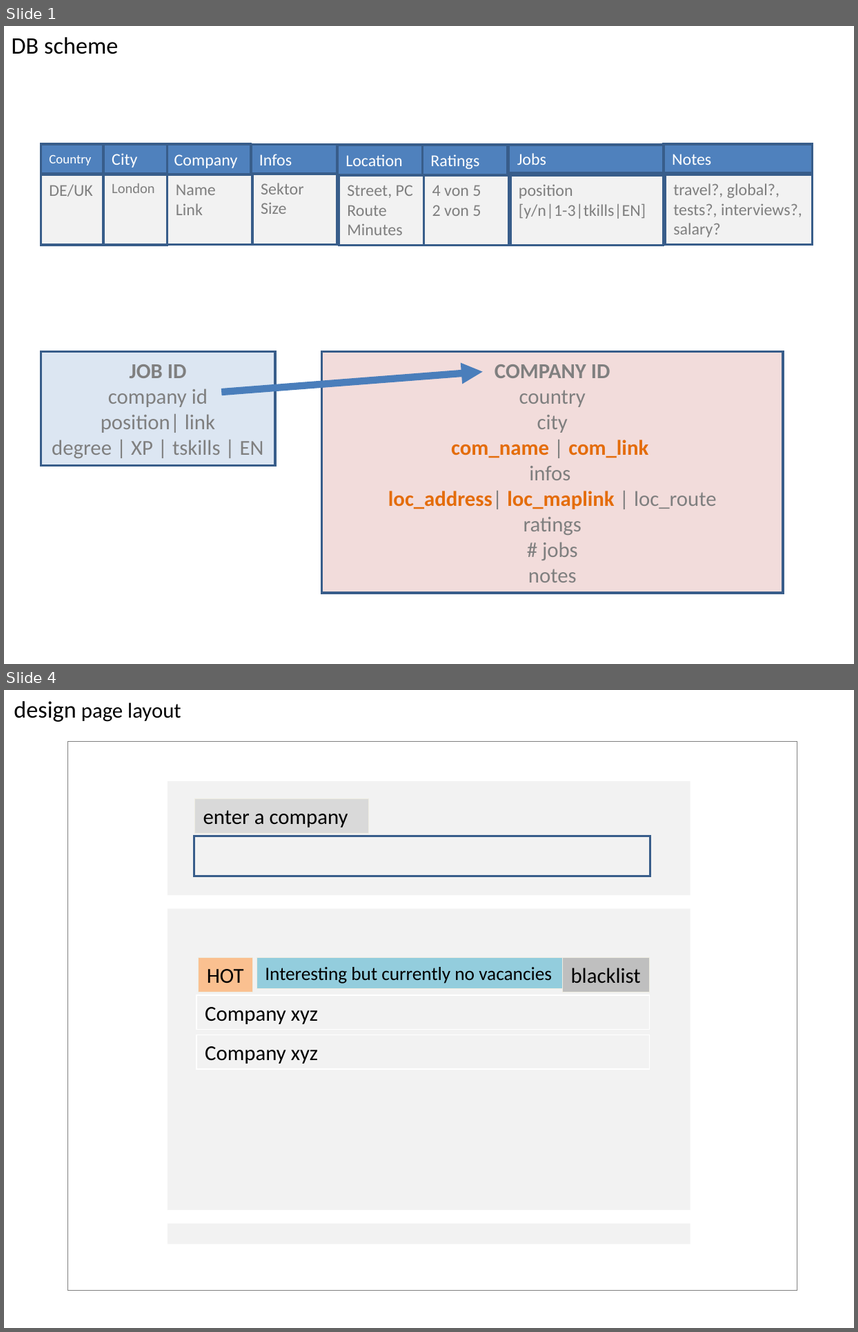
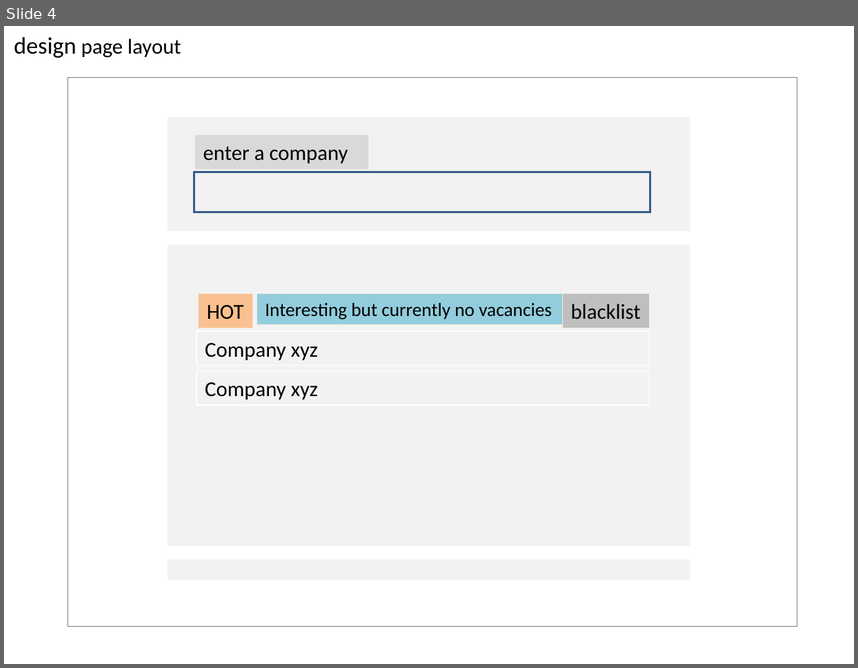
Before and after one commit to githubnorm/privat, a slide deck: docs/p1.ppt. Shown one above the other, each under a label of ours: slides 1 and 4 before the commit, slide 4 after it; the slides between them are not shown. The pictures are 858x1332 and 858x668 pixels, drawn with LibreOffice and Linux fonts; fonts in the diff are those of the drawing. Boxes give left, top, right and bottom in pixels: in the first picture for what was removed or moved away, otherwise in the second. Text is boxed around its words. In the diff, an @@ line names an element or a change of style, - is before the commit and + after.

```diff
--- a/docs/p1.ppt
+++ b/docs/p1.ppt
@@ slide 1 removed at [4,26,854,664], background #FFFFFF @@
@@ text removed at [12,37,118,54] @@
-DB scheme
@@ rectangle removed at [41,144,104,174] @@
-Country
@@ rectangle removed at [103,144,168,174] @@
-City
@@ rectangle removed at [165,144,250,175] @@
-Company
@@ rectangle removed at [250,144,337,173] @@
-Infos
@@ rectangle removed at [337,145,422,176] @@
-Location
@@ rectangle removed at [422,145,507,176] @@
-Ratings
@@ rectangle removed at [509,145,664,173] @@
-Jobs
@@ rectangle removed at [664,144,813,173] @@
-Notes
@@ rectangle removed at [41,175,104,245] @@
-DE/UK
@@ rectangle removed at [103,175,168,245] @@
-London
@@ rectangle removed at [168,175,252,245] @@
-Name
-Link
@@ rectangle removed at [252,174,337,245] @@
-Sektor
-Size
@@ rectangle removed at [339,176,424,245] @@
-Street, PC
-Route
-Minutes
@@ rectangle removed at [424,176,509,245] @@
-4 von 5
-2 von 5
@@ rectangle removed at [510,176,664,245] @@
-position
-[y/n|1-3|tkills|EN]
@@ rectangle removed at [665,175,813,245] @@
-travel?, global?, tests?, interviews?, salary?
@@ rectangle removed at [41,352,275,466] @@
-JOB ID
-company id
-position| link
-degree | XP | tskills | EN
@@ rectangle removed at [322,352,783,593] @@
-COMPANY ID
-country
-city
-com_name | com_link
-infos
-loc_address| loc_maplink | loc_route
-ratings
-# jobs
-notes
@@ arrow removed from (221, 392) to (483, 371) @@
```
Also in this commit, not shown: 2 slides changed, 3 slides added, 14 other files.
